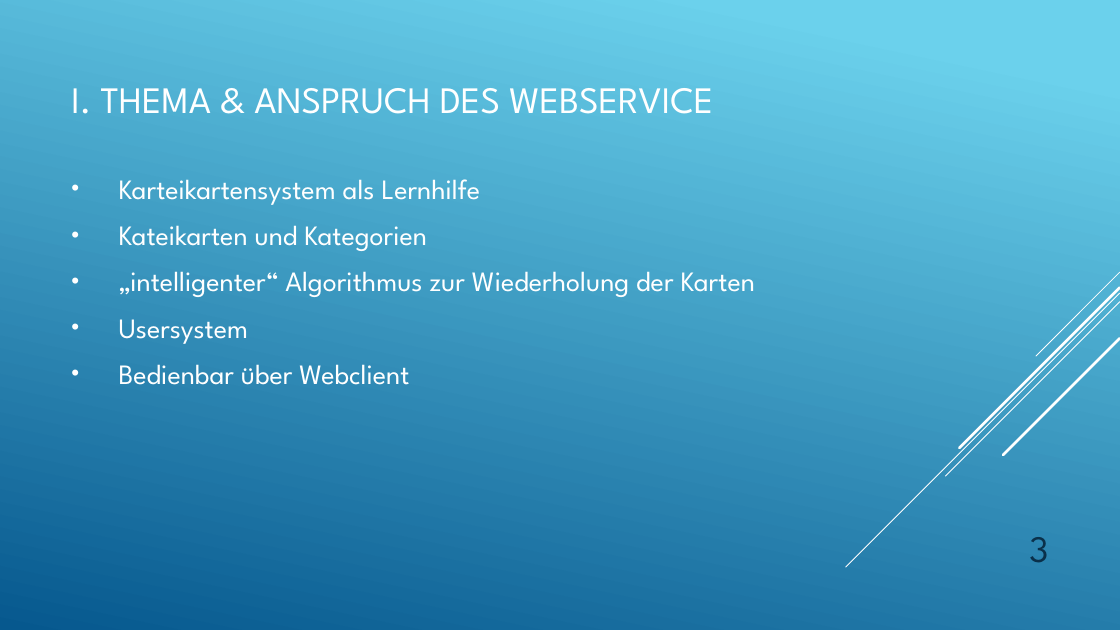
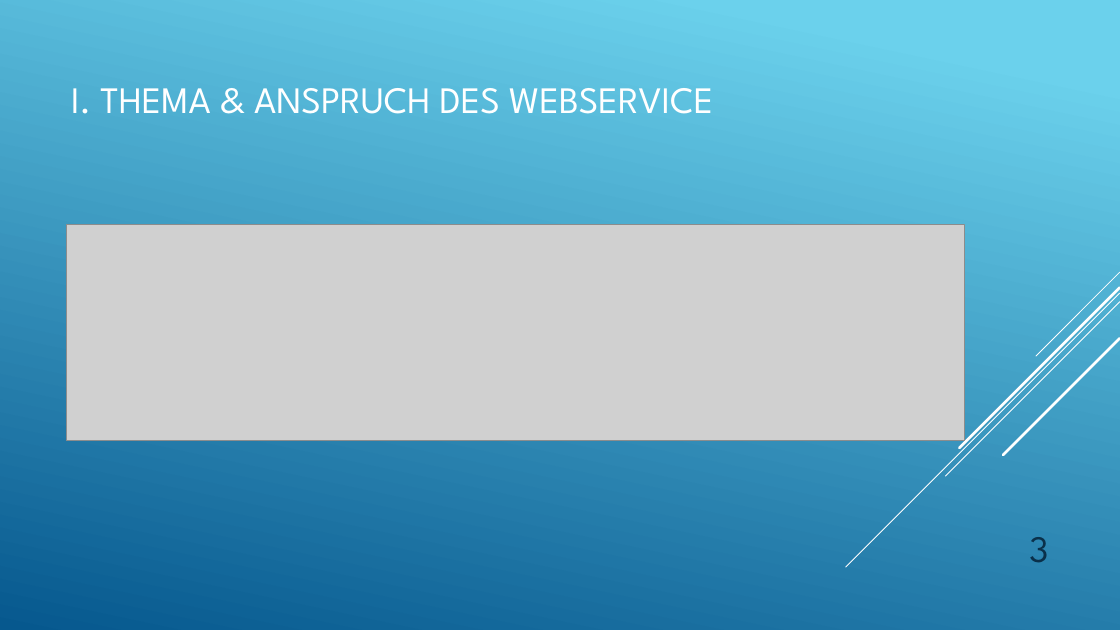
Before and after one commit to BuLLan/SCC_FlashCards, a slide deck: slide 3 of Zwischenpräsentation.pptx. Drawn at 1120x630 pixels with LibreOffice and Linux fonts; fonts in the diff are those of the drawing; grey boxes stand for pictures. Boxes give left, top, right and bottom in pixels: in the first picture for what was removed or moved away, otherwise in the second. Text is boxed around its words. In the diff, an @@ line names an element or a change of style, - is before the commit and + after.

```diff
--- a/Zwischenpräsentation.pptx
+++ b/Zwischenpräsentation.pptx
@@ text removed at (119,179,755,385) @@
-• Karteikartensystem als Lernhilfe
-• Kateikarten und Kategorien
-• „intelligenter“ Algorithmus zur Wiederholung der Karten
-• Usersystem
-• Bedienbar über Webclient
@@ picture added at (66,225,965,441) @@
```
Also in this commit, not shown: 4 other slides changed, 2 slides added, 1 slide removed, 11 other files.
